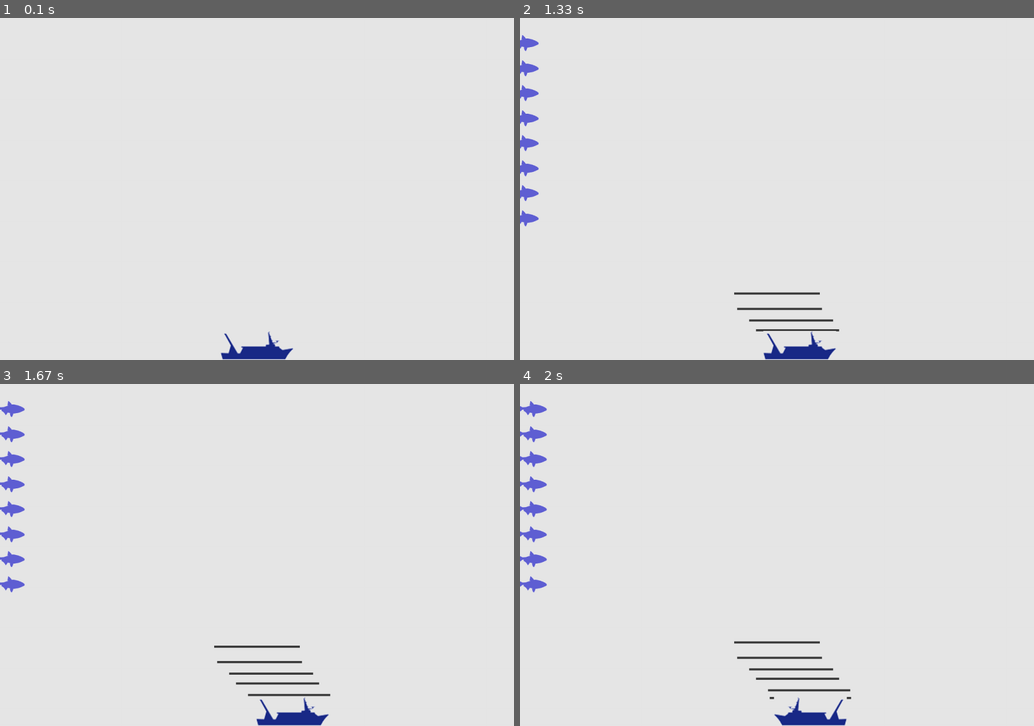
Above: before the commit, frames 1-4 (two rows, left to right).
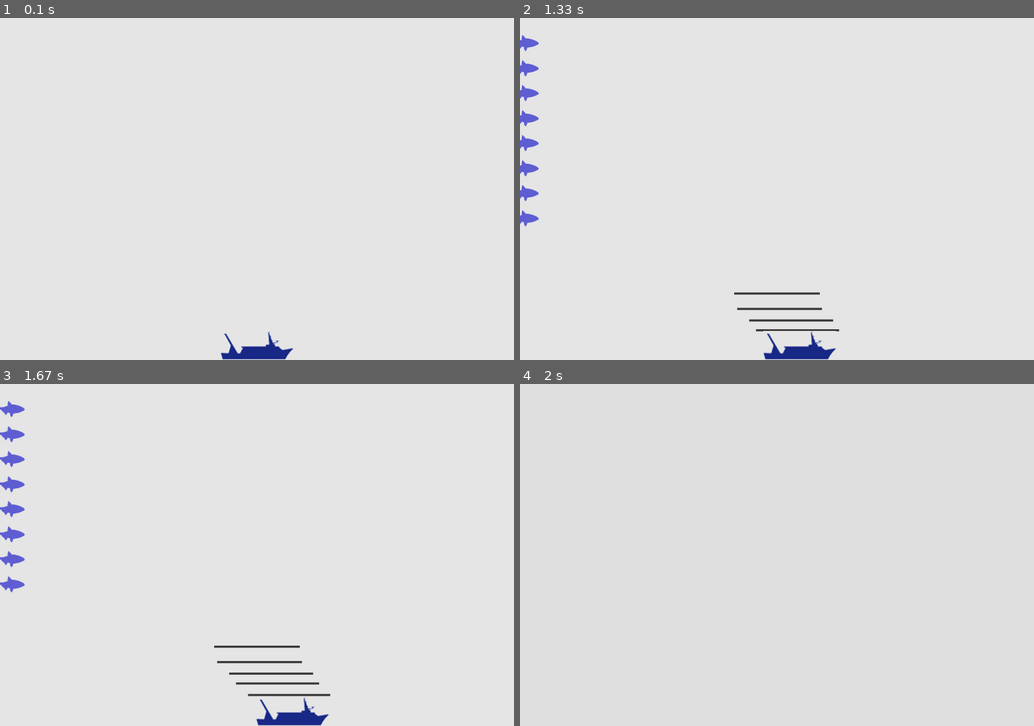
Above: after the commit, the same moments.

Repository: skrzychuz/fishing-nets
Game: pygame game, started from main.py
Same seed, same stepped clock (60 frames per second), same inputs: the game is played once before the commit and once after it.
Inputs:
- Up to frame 1 (0.1 s): no input
- Up to frame 2 (1.33 s): tap Space at 0.33, 0.73, 1.03, 1.28 s; hold Right 0.67-1.13 s; hold Right from 1.22 s (still down)
- Up to frame 3 (1.67 s): keep holding Right; tap Space at 1.58 s
- Up to frame 4 (2 s): release Right at 1.68 s; hold Left from 1.72 s (still down); tap Space at 1.78 s

Frames 1-3 are identical in both runs. In frame 4, 2.1% of the frame differs, in the area x 0-65%, y 5-100%.

Commit message:
name input

Diff:
--- /dev/null
+++ b/asdf.py
@@ -0,0 +1,30 @@
+import pygame
+from pygame.locals import *
+
+def name():
+    pygame.init()
+    screen = pygame.display.set_mode((600, 360))
+    start = "Your Name: "
+    name = ""
+    font = pygame.font.Font(None, 50)
+    while True:
+        for evt in pygame.event.get():
+            if evt.type == KEYDOWN:
+                if evt.unicode.isalpha():
+                    name += evt.unicode
+                elif evt.key == K_BACKSPACE:
+                    name = name[:-1]
+                elif evt.key == K_RETURN:
+                    return name
+            elif evt.type == QUIT:
+                return
+        screen.fill((0, 0, 0))
+        block = font.render(start + name, True, (255, 255, 255))
+        rect = block.get_rect()
+        rect.center = screen.get_rect().center
+        screen.blit(block, rect)
+        pygame.display.flip()
+
+if __name__ == "__main__":
+    asdf = name()
+    pygame.quit()
--- a/main.py
+++ b/main.py
@@ -7,6 +7,7 @@
 from settings import Settings
 from ship import Ship
 import functions as fun
+import pygame_textinput
 
 
 def run_game():
@@ -30,6 +31,31 @@
             nets.update()
             fun.update_fishes(settings, fishes)
             fun.update_nets_number(settings, nets, fishes, screen)
+        else:
+            # Create TextInput-object
+            textinput = pygame_textinput.TextInput()
+
+            screen = pygame.display.set_mode((1200, 800))
+            clock = pygame.time.Clock()
+
+            while True:
+                screen.fill((225, 225, 225))
+
+                events = pygame.event.get()
+                for event in events:
+                    if event.type == pygame.QUIT:
+                        exit()
+
+                # Feed it with events every frame
+                textinput.update(events)
+                # Blit its surface onto the screen
+                screen.blit(textinput.get_surface(), (10, 10))
+
+                pygame.display.update()
+                clock.tick(30)
+
+
+
         fun.screen_update(settings, screen, ship, nets, fishes)
 
 
--- /dev/null
+++ b/pygame_textinput.py
@@ -0,0 +1,161 @@
+"""
+Copyright 2017, Silas Gyger, silasgyger@gmail.com, All rights reserved.
+"""
+
+import pygame
+import pygame.locals as pl
+import os.path
+
+pygame.font.init()
+
+
+class TextInput:
+    """
+    This class lets the user input a piece of text, e.g. a name or a message.
+    This class let's the user input a short, one-lines piece of text at a blinking cursor
+    that can be moved using the arrow-keys. Delete, home and end work as well.
+    """
+
+    def __init__(self, initial_string="",
+                 font_family="",
+                 font_size=35,
+                 antialias=True,
+                 text_color=(0, 0, 0),
+                 cursor_color=(0, 0, 1),
+                 repeat_keys_initial_ms=400,
+                 repeat_keys_interval_ms=35):
+        """
+        Args:
+            initial_input: Initial input text value. Default is empty string
+            font_family: Name or path of the font that should be used. Default is pygame-font
+            font_size: Size of the font in pixels
+            antialias: (bool) Determines if antialias is used on fonts or not
+            text_color: Color of the text
+            cursor_color: Color of the cursor
+            repeat_keys_initial_ms: ms until the keydowns get repeated when a key is not released
+            repeat_keys_interval_ms: ms between to keydown-repeats if key is not released
+        """
+
+        # Text related vars:
+        self.antialias = antialias
+        self.text_color = text_color
+        self.font_size = font_size
+        self.input_string = initial_string  # Inputted text
+        if not os.path.isfile(font_family): font_family = pygame.font.match_font(font_family)
+        self.font_object = pygame.font.Font(font_family, font_size)
+
+        # Text-surface will be created during the first update call:
+        self.surface = pygame.Surface((1, 1))
+        self.surface.set_alpha(0)
+
+        # Vars to make keydowns repeat after user pressed a key for some time:
+        self.keyrepeat_counters = {}  # {event.key: (counter_int, event.unicode)} (look for "***")
+        self.keyrepeat_intial_interval_ms = repeat_keys_initial_ms
+        self.keyrepeat_interval_ms = repeat_keys_interval_ms
+
+        # Things cursor:
+        self.cursor_surface = pygame.Surface((int(self.font_size / 20 + 1), self.font_size))
+        self.cursor_surface.fill(cursor_color)
+        self.cursor_position = len(initial_string)  # Inside text
+        self.cursor_visible = True  # Switches every self.cursor_switch_ms ms
+        self.cursor_switch_ms = 500  # /|\
+        self.cursor_ms_counter = 0
+
+        self.clock = pygame.time.Clock()
+
+    def update(self, events):
+        for event in events:
+            if event.type == pygame.KEYDOWN:
+                self.cursor_visible = True  # So the user sees where he writes
+
+                # If none exist, create counter for that key:
+                if not event.key in self.keyrepeat_counters:
+                    self.keyrepeat_counters[event.key] = [0, event.unicode]
+
+                if event.key == pl.K_BACKSPACE:  # FIXME: Delete at beginning of line?
+                    self.input_string = self.input_string[:max(self.cursor_position - 1, 0)] + \
+                                        self.input_string[self.cursor_position:]
+
+                    # Subtract one from cursor_pos, but do not go below zero:
+                    self.cursor_position = max(self.cursor_position - 1, 0)
+                elif event.key == pl.K_DELETE:
+                    self.input_string = self.input_string[:self.cursor_position] + \
+                                        self.input_string[self.cursor_position + 1:]
+
+                elif event.key == pl.K_RETURN:
+                    return True
+
+                elif event.key == pl.K_RIGHT:
+                    # Add one to cursor_pos, but do not exceed len(input_string)
+                    self.cursor_position = min(self.cursor_position + 1, len(self.input_string))
+
+                elif event.key == pl.K_LEFT:
+                    # Subtract one from cursor_pos, but do not go below zero:
+                    self.cursor_position = max(self.cursor_position - 1, 0)
+
+                elif event.key == pl.K_END:
+                    self.cursor_position = len(self.input_string)
+
+                elif event.key == pl.K_HOME:
+                    self.cursor_position = 0
+
+                else:
+                    # If no special key is pressed, add unicode of key to input_string
+                    self.input_string = self.input_string[:self.cursor_position] + \
+                                        event.unicode + \
+                                        self.input_string[self.cursor_position:]
+                    self.cursor_position += len(event.unicode)  # Some are empty, e.g. K_UP
+
+            elif event.type == pl.KEYUP:
+                # *** Because KEYUP doesn't include event.unicode, this dict is stored in such a weird way
+                if event.key in self.keyrepeat_counters:
+                    del self.keyrepeat_counters[event.key]
+
+        # Update key counters:
+        for key in self.keyrepeat_counters:
+            self.keyrepeat_counters[key][0] += self.clock.get_time()  # Update clock
+            # Generate new key events if enough time has passed:
+            if self.keyrepeat_counters[key][0] >= self.keyrepeat_intial_interval_ms:
+                self.keyrepeat_counters[key][0] = self.keyrepeat_intial_interval_ms - \
+                                                  self.keyrepeat_interval_ms
+
+                event_key, event_unicode = key, self.keyrepeat_counters[key][1]
+                pygame.event.post(pygame.event.Event(pl.KEYDOWN, key=event_key, unicode=event_unicode))
+
+        # Rerender text surface:
+        self.surface = self.font_object.render(self.input_string, self.antialias, self.text_color)
+
+        # Update self.cursor_visible
+        self.cursor_ms_counter += self.clock.get_time()
+        if self.cursor_ms_counter >= self.cursor_switch_ms:
+            self.cursor_ms_counter %= self.cursor_switch_ms
+            self.cursor_visible = not self.cursor_visible
+
+        if self.cursor_visible:
+            cursor_y_pos = self.font_object.size(self.input_string[:self.cursor_position])[0]
+            # Without this, the cursor is invisible when self.cursor_position > 0:
+            if self.cursor_position > 0:
+                cursor_y_pos -= self.cursor_surface.get_width()
+            self.surface.blit(self.cursor_surface, (cursor_y_pos, 0))
+
+        self.clock.tick()
+        return False
+
+    def get_surface(self):
+        return self.surface
+
+    def get_text(self):
+        return self.input_string
+
+    def get_cursor_position(self):
+        return self.cursor_position
+
+    def set_text_color(self, color):
+        self.text_color = color
+
+    def set_cursor_color(self, color):
+        self.cursor_surface.fill(color)
+
+    def clear_text(self):
+        self.input_string = ""
+        self.cursor_position = 0
